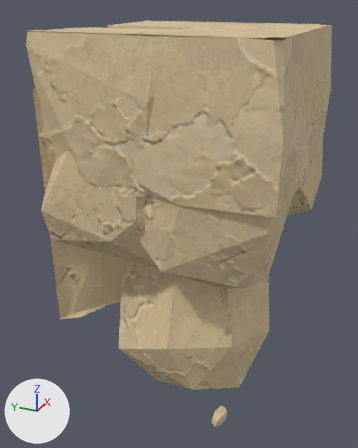
A saved change to the glTF model assets/custom/models/ground_modules/ground_bottom_square_end_08.glb.
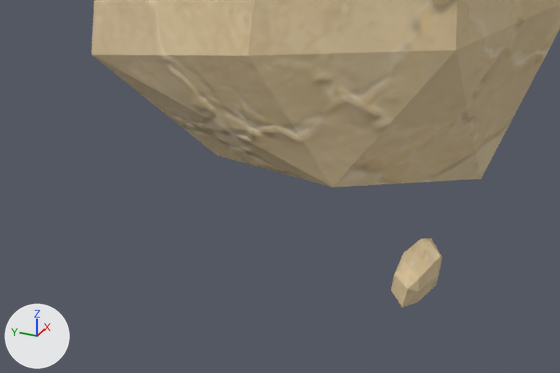
There are two pictures of each version: one whole from a 50 mm camera at (-1.63, -0.38, 1.12) aimed at (0.48, 0.57, 0.06), one close up on the part from 25% to 74% of the width and 74% to 100% of the height. Arrows for +X, +Y and +Z are at lower left; the lights stay in place. The first two pictures are the older version. Vertices at exactly the same position are counted once.

Objects in the first close-up: 'GroundBottomSquareEnd08_Body'.
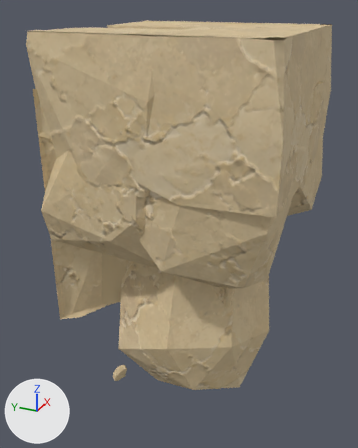
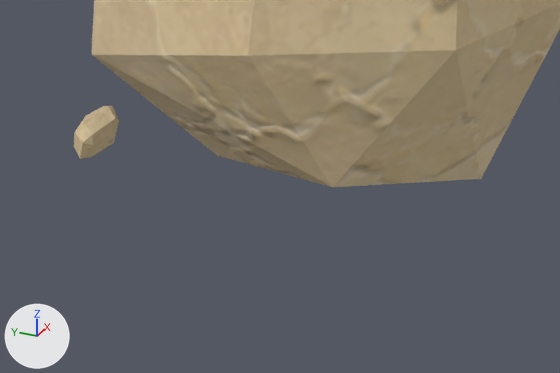
Pixel boxes (x1, y1, x2, y2) of what changed, in the close-ups (560 x 373 px; the box of a moved part takes in the faces that stretch with it):
'GroundBottomSquareEnd08_Body', reshaped
    before: (92, 0, 560, 308)
    after: (74, 0, 560, 187)
part 1 of me_groundbottomsquareend08_bodyshouldermesh, moved or reshaped
    before: (391, 238, 442, 308)
    after: (74, 106, 119, 159)

What changed in the scene script:
```text
Change me_groundbottomsquareend08_bodyshouldermesh:
    used by ob_groundbottomsquareend08_body; location = (0.0, 0.0, 0.0)
    remove me_groundbottomsquareend08_bodyshouldermesh.from_pydata(...)  # 1229 vertices, 2176 faces; spans x -0.04..1.04, y -0.04..1.0, z -0.87..1.0
    add me_groundbottomsquareend08_bodyshouldermesh.from_pydata(...)  # 1229 vertices, 2176 faces; spans x -0.04..1.04, y -0.04..1.0, z -0.94..1.0
    me_groundbottomsquareend08_bodyshouldermesh part 1: the loose piece of 24 vertices spanning x 0.03..0.14, y 0.14..0.21, z -0.76..-0.68 is moved by (0.24, 0.7, -0.17)
```
